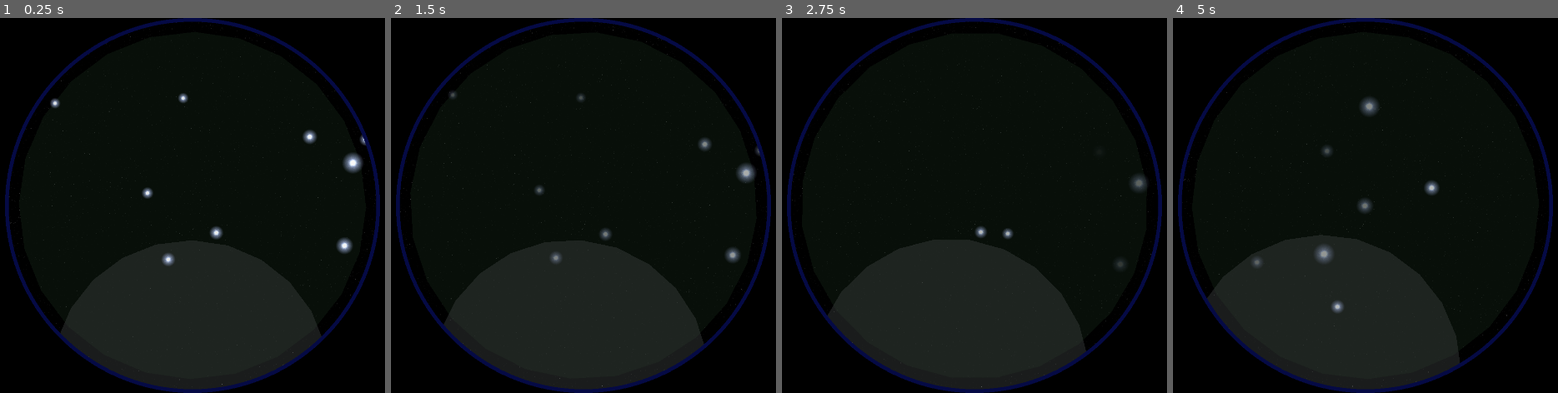
Above: before the commit, frames 1-4 (left to right).
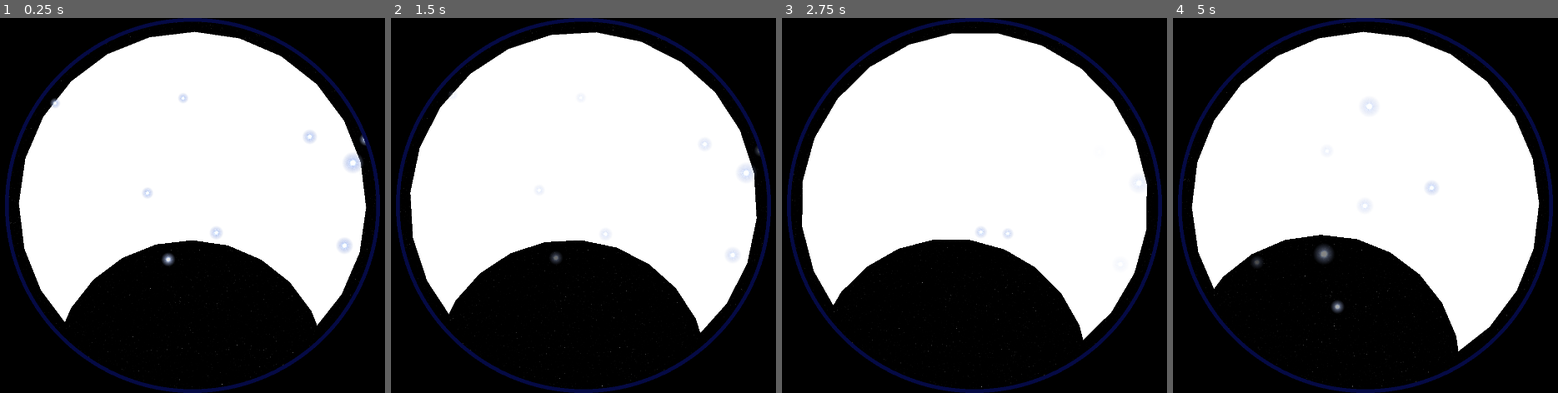
Above: after the commit, the same moments.

Repository: Courey/gcn-interactive-demo
Game: Godot game, scene res://scenes/observation/main.tscn
Two runs of this game, one before a commit and one after it. Both use one fixed random seed, a clock stepped at 60 frames per second and the inputs below. This scene is started directly instead of the project's main scene.
Inputs (mouse positions are in pixels of both pictures, inside the frame that each line leads up to):
- Up to frame 1 (0.25 s): no input
- Up to frame 2 (1.5 s): move the mouse to (729, 186) at 0.52 s; click (729, 186) at 0.67 s; move the mouse to (448, 224) at 1.27 s; click (448, 224) at 1.42 s
- Up to frame 3 (2.75 s): move the mouse to (1039, 123) at 2.02 s; click (1039, 123) at 2.17 s
- Up to frame 4 (5 s): move the mouse to (1330, 280) at 2.77 s; click (1330, 280) at 2.92 s; move the mouse to (outside the picture) at 3.52 s; click (outside the picture) at 3.67 s; move the mouse to (outside the picture) at 4.27 s; click (outside the picture) at 4.42 s

The runs differ from the first frame. In frame 1, 67% of the frame differs, in the area x 4-96%, y 3-99%; in frame 2, 67%; in frame 3, 67%, in the area x 5-95%, y 4-99%; in frame 4, 67%.

Commit message:
Fixes the clipping issues

Diff:
--- a/scripts/observation/localization.gd
+++ b/scripts/observation/localization.gd
@@ -32,26 +32,20 @@
 	elif LocalizationType == 1:
 		Polygon = generate_circular_polygon(500, Vector2.ZERO)
 	else:
-
 		var poly1 = generate_circular_polygon(500, Vector2.ZERO)
 		var poly2 = generate_circular_polygon(400, Vector2(0,500))
-		var clipped_array = Geometry2D.clip_polygons(poly2.polygon, poly1.polygon)
-		#Polygon.polygon
-		Polygon.polygon = clipped_array
-		Polygon.uv = clipped_array
+		var clipped_array = Geometry2D.clip_polygons(poly1.polygon, poly2.polygon)
+		Polygon.polygon = clipped_array[0]
+		Polygon.uv = clipped_array[0]
 		MaskArea.add_child(Polygon)
-		#Polygon.uv = clipped_array
+		poly1.queue_free()
+		poly2.queue_free()
 
 	image = Image.create_empty(1920, 1080, false, Image.FORMAT_RGBA8)
 	image.fill(Polygon.color)
 	mask_tex = ImageTexture.create_from_image(image)
 
 	Polygon.texture = mask_tex
-	print(Geometry2D.is_point_in_polygon(SourceEvent.position, Polygon.polygon))
-
-	#var greater_polygon = generate_circular_polygon(100)
-	#var smaller_polygon = generate_circular_polygon(80)
-
 
 
 func _input(event: InputEvent) -> void:
